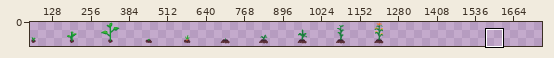
Sprite sheet, stored at Assets/Content/plant.png. Above, an overview of the earlier version with the close-up marked.
Close-up. Before the commit:
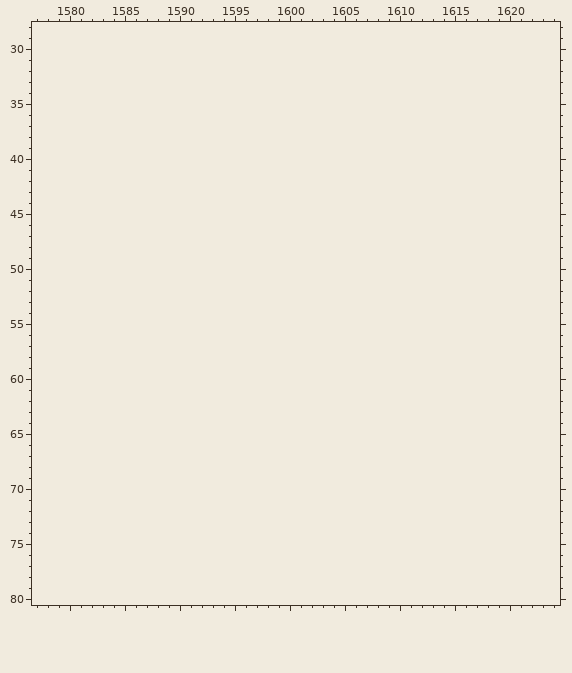
The file is 1280x128 pixels. Shown: x 1577..1624, y 28..80. The old version is drawn lined up with the new one, on the new canvas. The wide view leaves out empty margins. The commit also changed other parts of the picture, which this record leaves out.
The result:
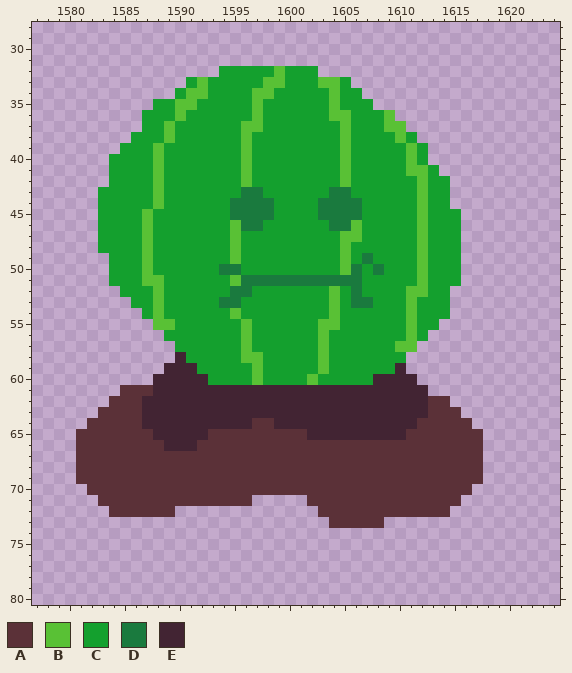
Palette (. is transparent): A #5b3138  B #59c135  C #14a02e  D #1a7a3e  E #422433
Changes in this commit:
canvas 1280x128 -> 1792x128
Changed rows in their new state; - is an unchanged pixel.
first column x 1581:
32 -------------CCCCCBCCC---------------
33 ----------CBCCCCCBBCCCBBC------------
34 ---------CBBCCCCBBCCCCCBCC-----------
35 -------CCBBCCCCCBCCCCCCBCCC----------
36 ------CCCBCCCCCCBCCCCCCBBCCCB--------
37 ------CCBCCCCCCBBCCCCCCCBCCCBB-------
38 -----CCCBCCCCCCBCCCCCCCCBCCCCBC------
39 ----CCCBCCCCCCCBCCCCCCCCBCCCCCBC-----
40 ---CCCCBCCCCCCCBCCCCCCCCBCCCCCBC-----
41 ---CCCCBCCCCCCCBCCCCCCCCBCCCCCBBC----
42 ---CCCCBCCCCCCCBCCCCCCCCBCCCCCCBCC---
43 --CCCCCBCCCCCCCDDCCCCCCDDCCCCCCBCC---
44 --CCCCCBCCCCCCDDDDCCCCDDDDCCCCCBCC---
45 --CCCCBCCCCCCCDDDDCCCCDDDDCCCCCBCCC--
46 --CCCCBCCCCCCCBDDCCCCCCDDBCCCCCBCCC--
47 --CCCCBCCCCCCCBCCCCCCCCCBBCCCCCBCCC--
48 --CCCCBCCCCCCCBCCCCCCCCCBCCCCCCBCCC--
49 ---CCCBCCCCCCCBCCCCCCCCCBCDCCCCBCCC--
50 ---CCCBCCCCCCDDCCCCCCCCCBDCDCCCBCCC--
51 ---CCCBBCCCCCCBDDDDDDDDDDDCCCCCBCCC--
52 ----CCCBCCCCCCDDCCCCCCCBCDCCCCBBCC---
53 -----CCBCCCCCDDCCCCCCCCBCDDCCCBCCC---
54 ------CBCCCCCCBCCCCCCCCBCCCCCCBCCC---
55 -------BBCCCCCCBCCCCCCBBCCCCCCBCC----
56 --------CCCCCCCBCCCCCCBCCCCCCCBC-----
57 ---------CCCCCCBCCCCCCBCCCCCCBB------
58 ---------ECCCCCBBCCCCCBCCCCCCC-------
59 --------EEECCCCCBCCCCCBCCCCCCE-------
60 -------EEEEECCCCBCCCCBCCCCCEEEE------
61 ----AAAEEEEEEEEEEEEEEEEEEEEEEEEE-----
62 ---AAAEEEEEEEEEEEEEEEEEEEEEEEEEEAA---
63 --AAAAEEEEEEEEEEEEEEEEEEEEEEEEEEAAA--
64 -AAAAAEEEEEEEEEEAAEEEEEEEEEEEEEAAAAA-
65 AAAAAAAEEEEEAAAAAAAAAEEEEEEEEEAAAAAAA
66 AAAAAAAAEEEAAAAAAAAAAAAAAAAAAAAAAAAAA
67 AAAAAAAAAAAAAAAAAAAAAAAAAAAAAAAAAAAAA
68 AAAAAAAAAAAAAAAAAAAAAAAAAAAAAAAAAAAAA
69 AAAAAAAAAAAAAAAAAAAAAAAAAAAAAAAAAAAAA
70 -AAAAAAAAAAAAAAAAAAAAAAAAAAAAAAAAAAA-
71 --AAAAAAAAAAAAAA-----AAAAAAAAAAAAAA--
72 ---AAAAAA-------------AAAAAAAAAAAA---
73 -----------------------AAAAA---------
Boxes around the changes in both close-ups, in picture pixels (x1, y1, x2, y2):
added: (76, 66, 483, 528)
